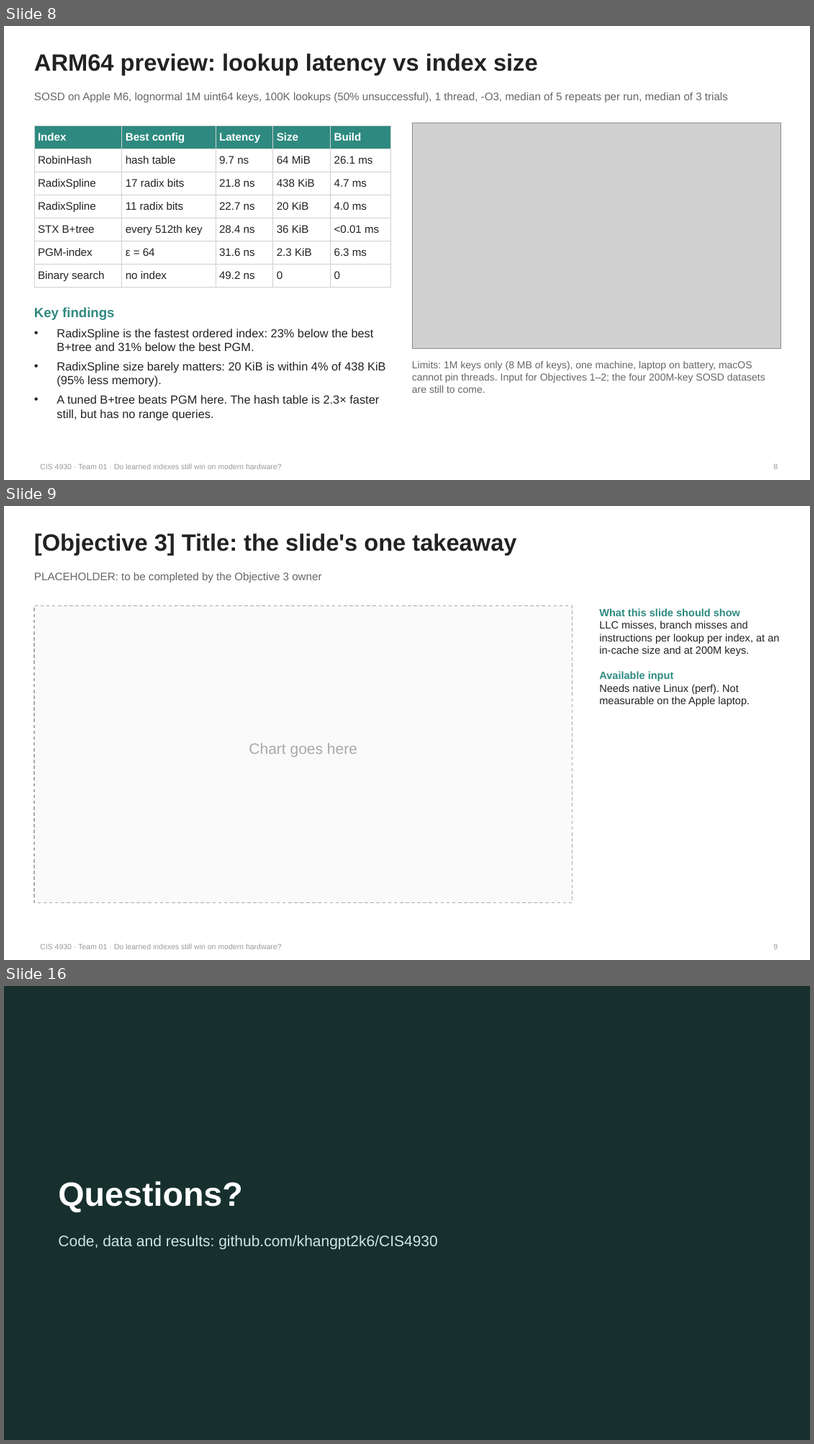
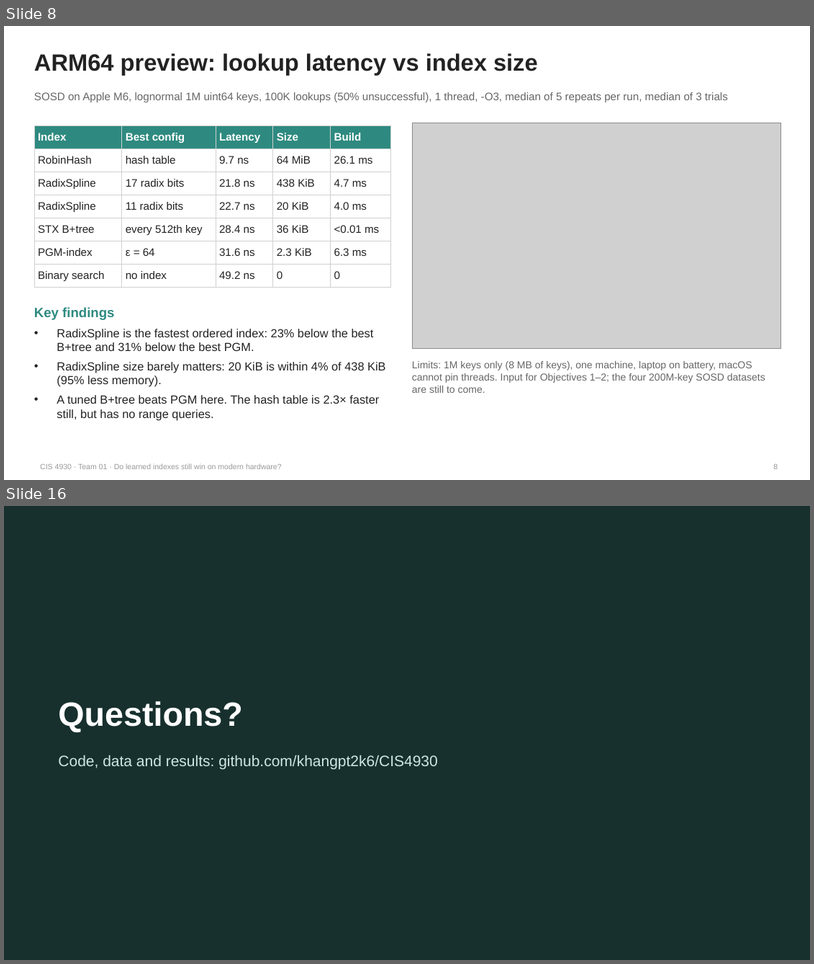
Before and after one commit to khangpt2k6/CIS4930, a slide deck: slides/final_presentation.pptx. Shown one above the other, each under a label of ours: slides 8, 9 and 16 before the commit, slides 8 and 16 after it; the slides between them are not shown. The pictures are 814x1444 and 814x964 pixels, drawn with LibreOffice and Linux fonts; fonts in the diff are those of the drawing; grey boxes stand for pictures. Boxes give left, top, right and bottom in pixels: in the first picture for what was removed or moved away, otherwise in the second. Text is boxed around its words. In the diff, an @@ line names an element or a change of style, - is before the commit and + after.

Commit message:
add wp3 perf counters run + objective 3 in report and slides

```diff
--- a/slides/final_presentation.pptx
+++ b/slides/final_presentation.pptx
@@ slide 9 removed at (4,506,810,960), background #FFFFFF; not listed: 1 template element that a slide beside it also shows @@
@@ title removed at (34,533,517,555) @@
-[Objective 3] Title: the slide's one takeaway
@@ text removed at (34,572,322,582) @@
-PLACEHOLDER: to be completed by the Objective 3 owner
@@ rectangle removed at (34,606,573,902) @@
@@ text removed at (599,608,779,706) @@
-What this slide should show
-LLC misses, branch misses and instructions per lookup per index, at an in-cache size and at 200M keys.
-Available input
-Needs native Linux (perf). Not measurable on the Apple laptop.
@@ text removed at (249,743,358,757) @@
-Chart goes here
@@ page number removed at (774,944,778,949) @@
-9
```
Also in this commit, not shown: 1 slide changed, 2 slides added, 1 other slide removed, 30 other files.
